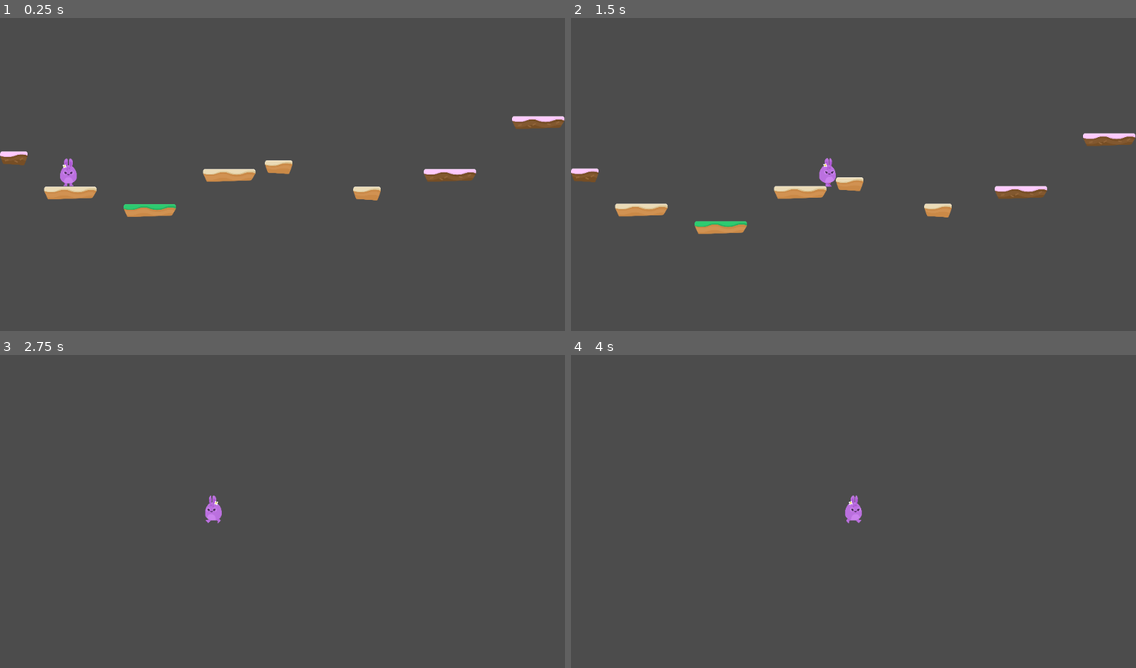
Above: before the commit, frames 1-4 (two rows, left to right).
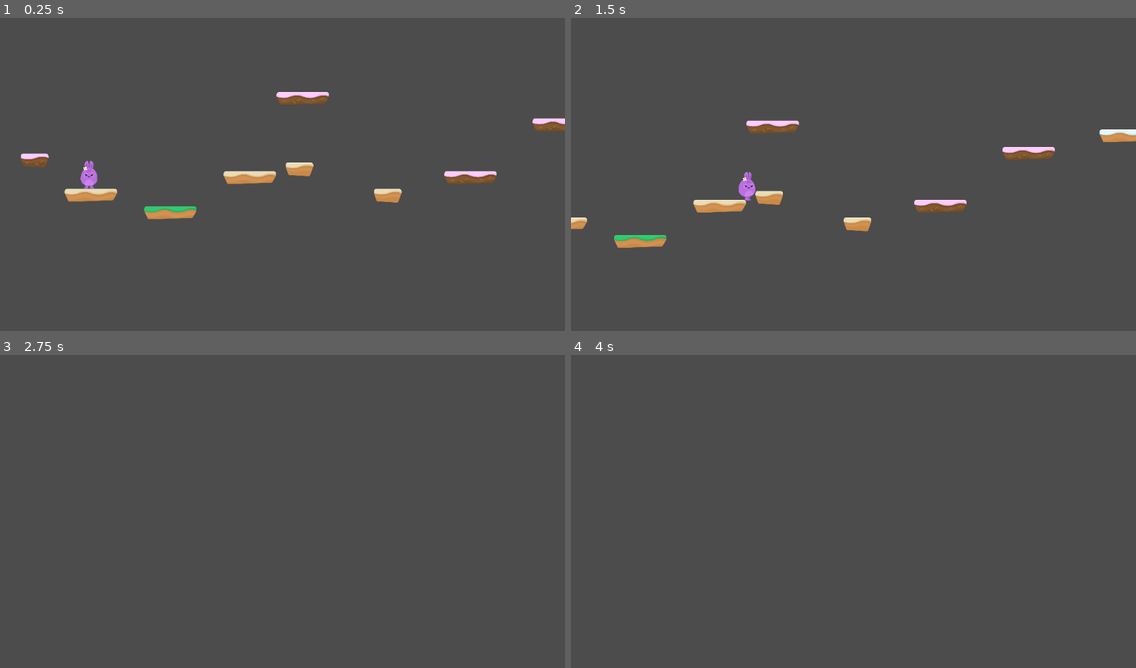
Above: after the commit, the same moments.

Repository: yottaawesome/godot-playground
Game: Godot game, scene res://Levels/Level1.tscn
Two runs of this game, one before a commit and one after it. Both use one fixed random seed, a clock stepped at 60 frames per second and the inputs below.
Inputs:
- Up to frame 1 (0.25 s): no input
- Up to frame 2 (1.5 s): hold D (right) from 0.53 s (still down); tap W (jump) at 0.77 s
- Up to frame 3 (2.75 s): tap W (jump) at 1.52 s; release D (right) at 2.03 s; hold A (left) from 2.03 s (still down)
- Up to frame 4 (4 s): release A (left) at 2.78 s; hold D (right) from 2.78 s (still down); tap W (jump) at 3.02, 3.77 s

The runs differ from the first frame. In frame 1, 3.8% of the frame differs, in the area x 0-100%, y 23-65%; in frame 2, 4.8%, in the area x 0-100%, y 32-74%; in frame 3, 0.2%; in frame 4, 0.2%.

Commit message:
Fix bunny hover issue

Diff:
--- a/src/Hoppy Days/Levels/Level1.tscn
+++ b/src/Hoppy Days/Levels/Level1.tscn
@@ -13,4 +13,4 @@
 tile_set = ExtResource( 2 )
 collision_layer = 2
 format = 1
-tile_data = PoolIntArray( -327611, 6, 0, -196550, 0, 0, 65536, 1, 0, 131102, 5, 0, 196631, 4, 0, 196656, 0, 0, 327685, 4, 0, 327720, 5, 0, 458766, 2, 0 )
+tile_data = PoolIntArray( -393187, 0, 0, -327611, 6, 0, -196550, 0, 0, 65536, 1, 0, 131102, 5, 0, 196631, 4, 0, 196656, 0, 0, 327685, 4, 0, 327720, 5, 0, 458766, 2, 0 )
--- a/src/Hoppy Days/Player/Player.gd
+++ b/src/Hoppy Days/Player/Player.gd
@@ -4,6 +4,9 @@
 var motion = Vector2(0,0)
 const SPEED = 1500
 const GRAVITY = 300
+# A note on Godot's screen coordinates
+# (0,0) is top left corner of the screen, and positive y-axis
+# is down the screen (negative is obviously up)
 const UP = Vector2(0,-1)
 const JUMP_SPEED = 5000
 
@@ -38,6 +41,8 @@
 func apply_gravity():
 	if is_on_floor():
 		motion.y = 0
+	elif is_on_ceiling():
+		motion.y = 1 # bounce off the ceiling
 	else:
 		motion.y += GRAVITY
 
--- a/src/Hoppy Days/Player/Player.tscn
+++ b/src/Hoppy Days/Player/Player.tscn
@@ -20,7 +20,10 @@
 [node name="PlayerAnimation" parent="." instance=ExtResource( 1 )]
 
 [node name="Camera2D" type="Camera2D" parent="."]
+position = Vector2( 1000, 0 )
 current = true
 zoom = Vector2( 4, 4 )
 limit_left = 0
+limit_smoothed = true
+smoothing_enabled = true
 [connection signal="animate" from="." to="PlayerAnimation" method="_on_Player_animate"]
